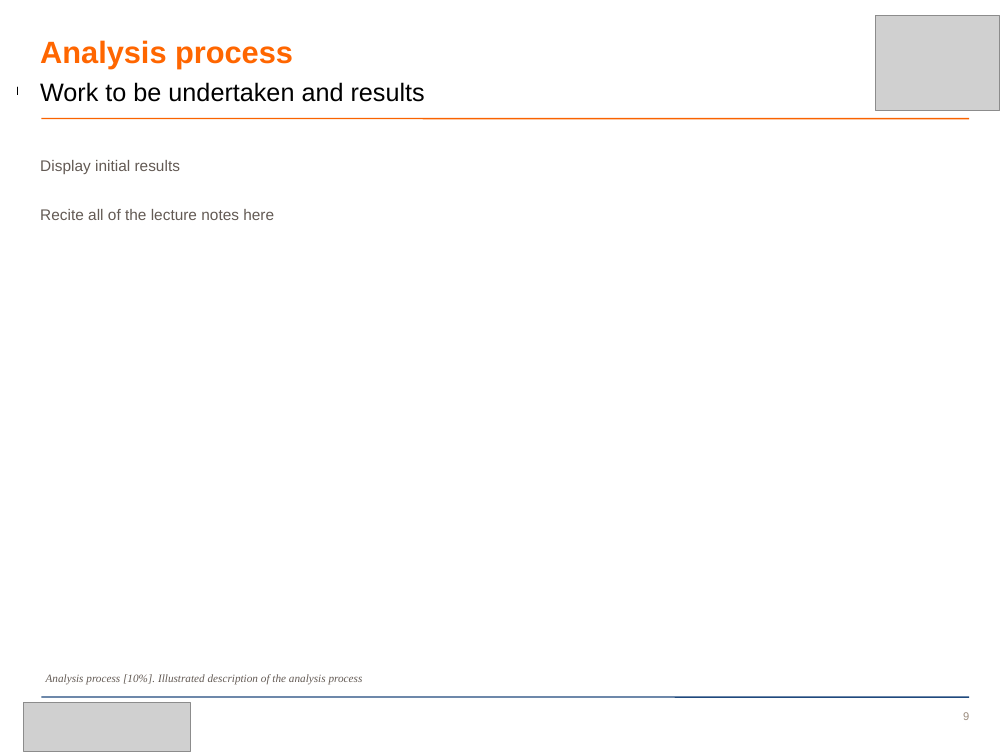
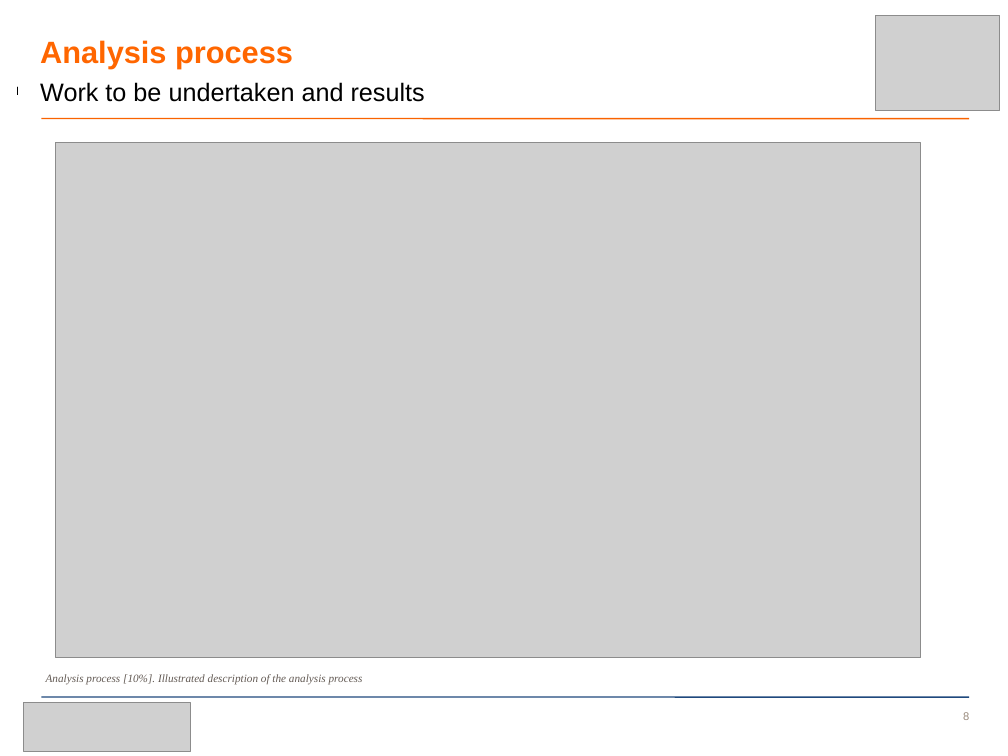
Before and after one commit to AkiraKane/CityUniversity2014, a slide deck: slide 8 of Visual_Analytics/Visual_Analytics_Powerpoint.pptx (slide 9 before the commit). Drawn at 1008x756 pixels with LibreOffice and Linux fonts; fonts in the diff are those of the drawing; grey boxes stand for pictures; background and template pictures are left out. Boxes give left, top, right and bottom in pixels: in the first picture for what was removed or moved away, otherwise in the second. Text is boxed around its words. In the diff, an @@ line names an element or a change of style, - is before the commit and + after.

```diff
--- a/Visual_Analytics/Visual_Analytics_Powerpoint.pptx
+++ b/Visual_Analytics/Visual_Analytics_Powerpoint.pptx
@@ picture added at [55, 143, 920, 658] @@
@@ text removed at [40, 160, 274, 220] @@
-Display initial results
-Recite all of the lecture notes here
```
Also in this commit, not shown: 4 other slides changed, 1 slide added, 1 slide removed, 4 other files.
